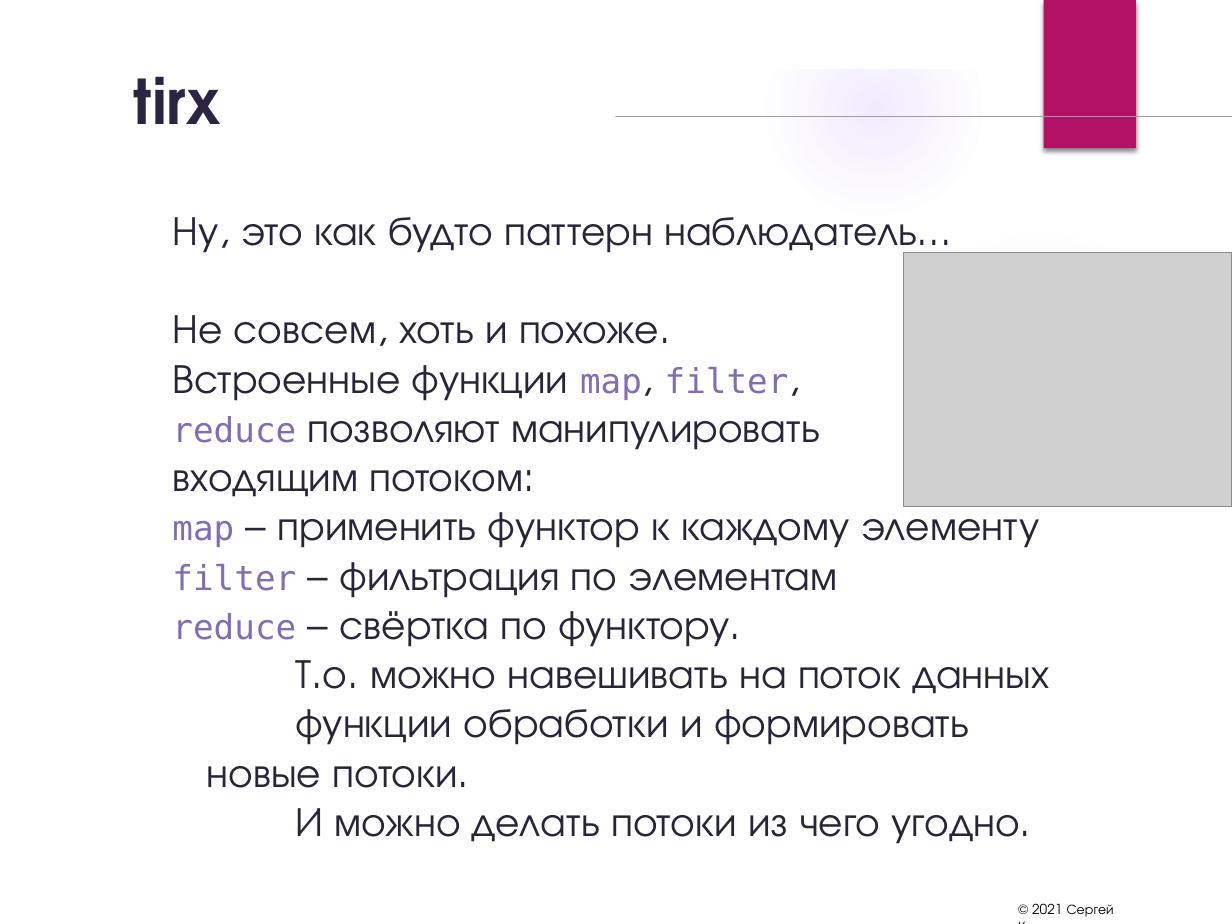
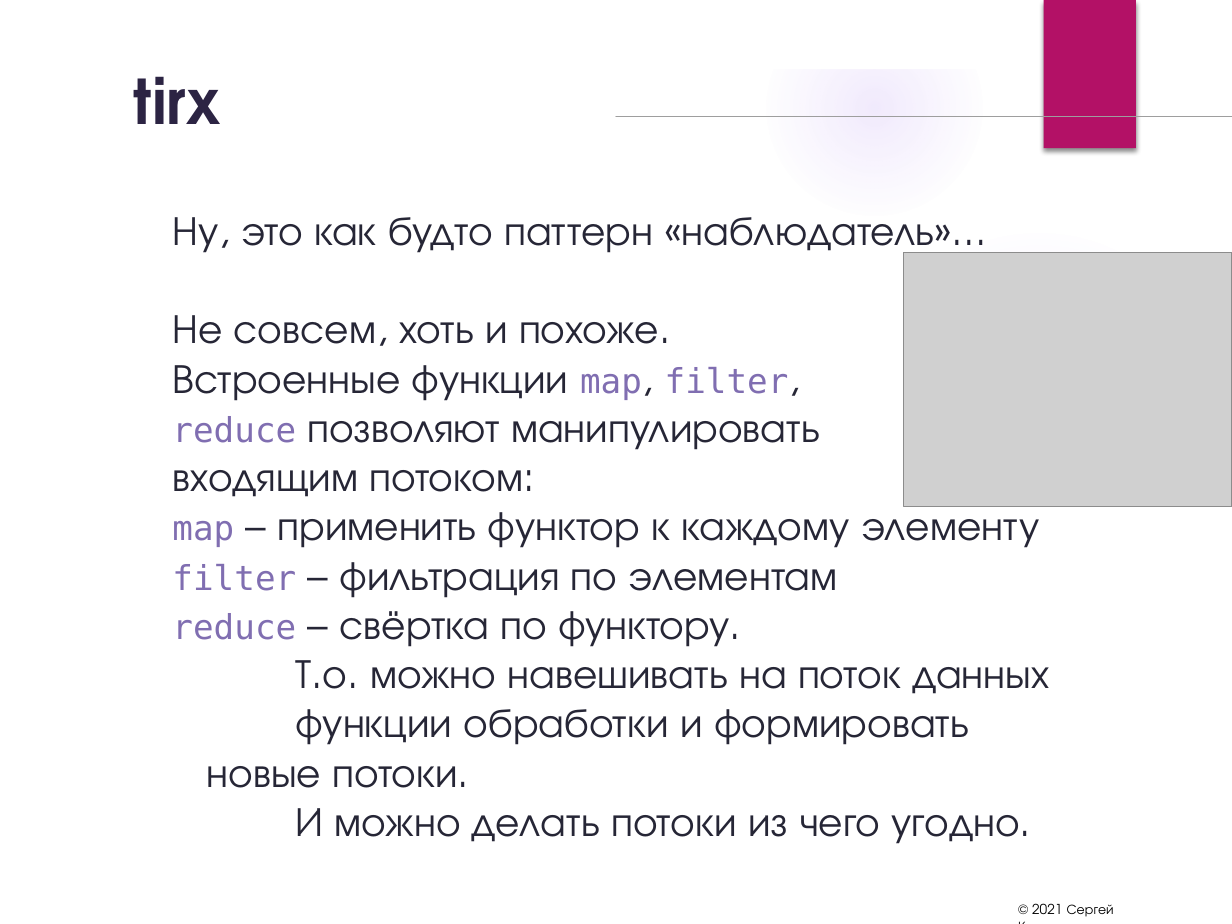
Before and after one commit to sergrt/tirx-example, a slide deck: slide 65 of rx_presentation.pptx. Drawn at 1232x924 pixels with LibreOffice and Linux fonts; fonts in the diff are those of the drawing; grey boxes stand for pictures; background and template pictures are left out. Boxes give left, top, right and bottom in pixels: in the first picture for what was removed or moved away, otherwise in the second. Text is boxed around its words. In the diff, an @@ line names an element or a change of style, - is before the commit and + after.

```diff
--- a/rx_presentation.pptx
+++ b/rx_presentation.pptx
@@ text at (x1=172, y1=217, x2=935, y2=255): text changed @@
-Ну, это как будто паттерн наблюдатель…
+Ну, это как будто паттерн «наблюдатель»…
```
Also in this commit, not shown: 5 other slides changed.
